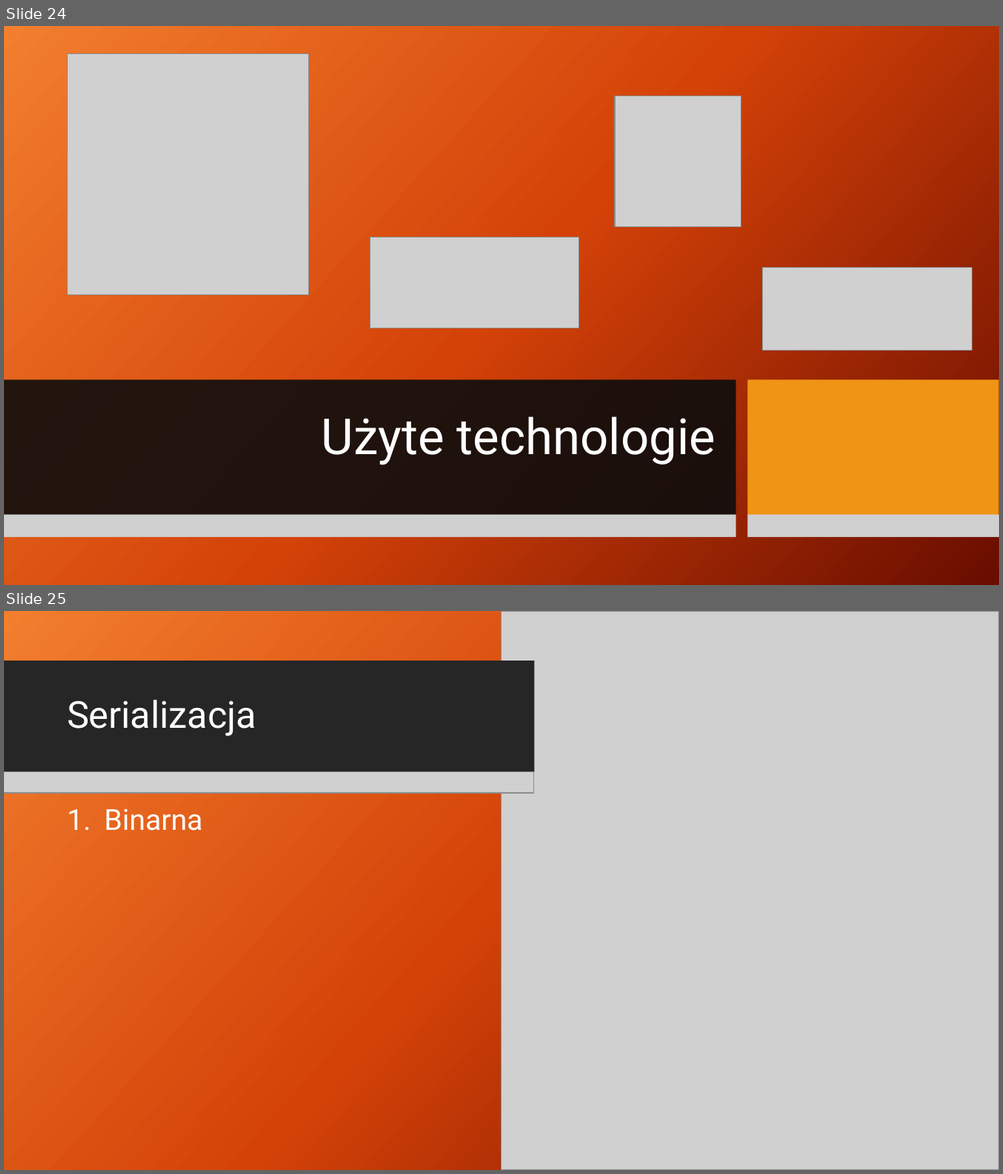
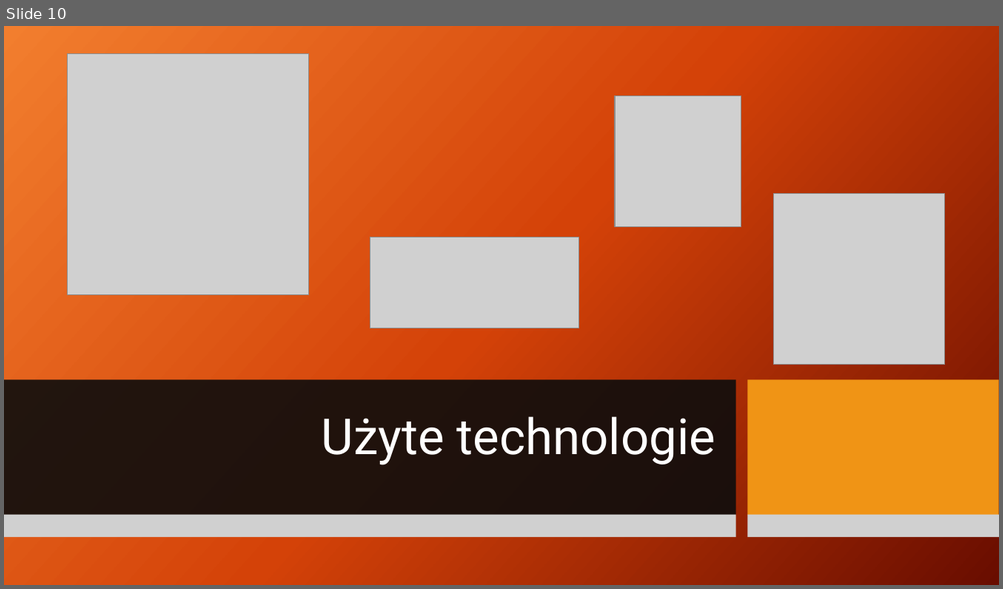
Before and after one commit to patrykf-dev/uct-visualisation-thesis, a slide deck: doc/prezentacja-02/UCT_finish_presentation.pptx. Shown one above the other, each under a label of ours: slides 24 and 25 before the commit, slide 10 after it. The pictures are 1003x1174 and 1003x589 pixels, drawn with LibreOffice and Linux fonts; fonts in the diff are those of the drawing; grey boxes stand for pictures; background and template pictures are left out. Boxes give left, top, right and bottom in pixels: in the first picture for what was removed or moved away, otherwise in the second. Text is boxed around its words. In the diff, an @@ line names an element or a change of style, - is before the commit and + after.

```diff
--- a/doc/prezentacja-02/UCT_finish_presentation.pptx
+++ b/doc/prezentacja-02/UCT_finish_presentation.pptx
@@ slide 25 removed at (4, 611, 999, 1170), background picture (left out); not listed: 2 template elements that a slide beside it also shows @@
@@ rectangle removed at (4, 611, 999, 1170) @@
@@ picture removed at (502, 611, 999, 1170) @@
@@ rectangle removed at (4, 661, 535, 773) @@
@@ title removed at (67, 700, 256, 736) @@
-Serializacja
@@ picture removed at (4, 772, 534, 793) @@
@@ text removed at (104, 809, 202, 831) @@
-1. Binarna
@@ what was slide 24 is now slide 10 @@
@@ slide 10 changed as well @@
@@ picture added at (774, 194, 944, 365) @@
@@ picture removed at (762, 268, 972, 351) @@
```
Also in this commit, not shown: 12 slides added, 49 other slides removed, 1 other file.
